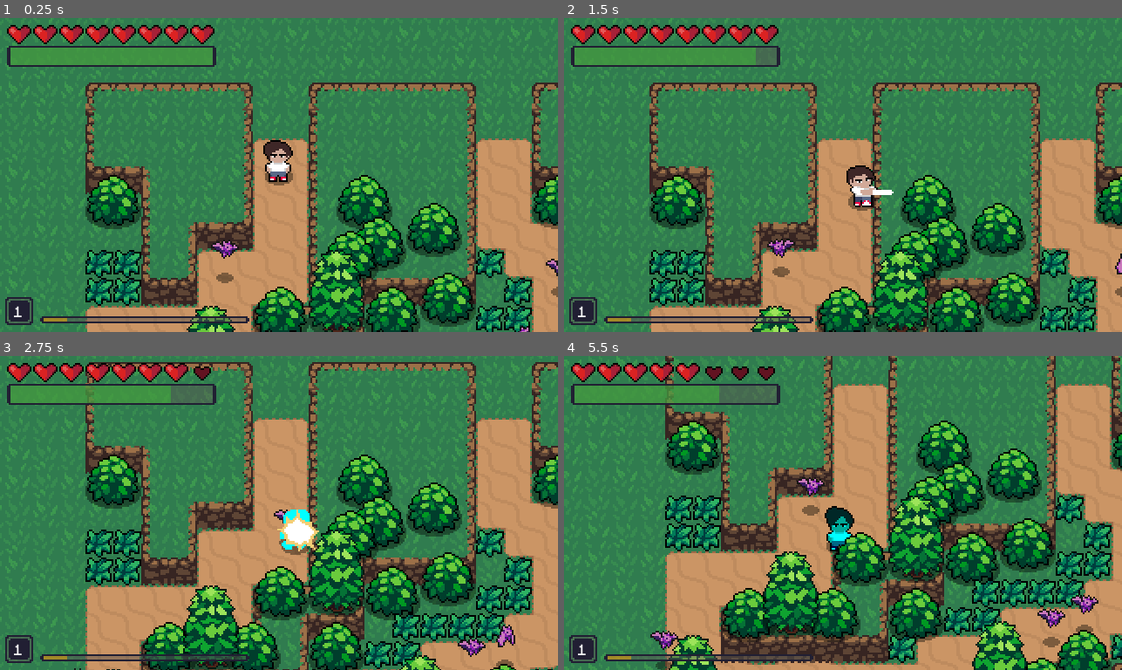
Above: before the commit, frames 1-4 (two rows, left to right).
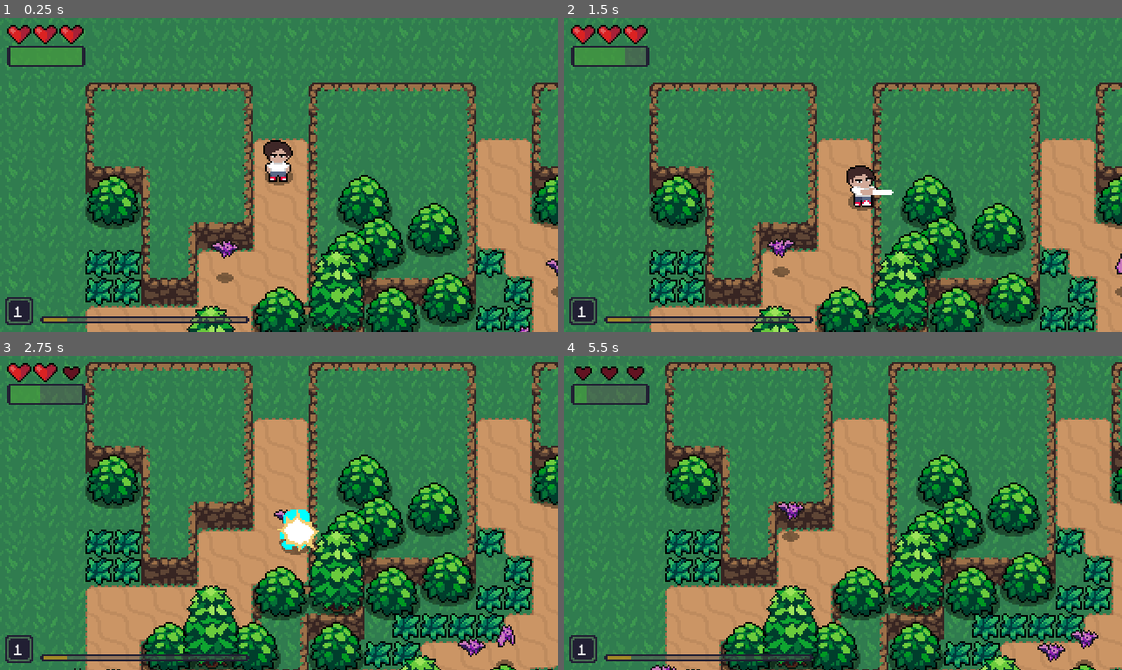
Above: after the commit, the same moments.

Repository: willior/Action_RPG_1
Game: Godot game, scene res://World.tscn
The game is run twice, just before and just after one commit, with the same random seed, the same clock (stepped at 60 frames per second) and the same inputs.
Inputs:
- Up to frame 1 (0.25 s): no input
- Up to frame 2 (1.5 s): hold Right (ui_right) 0.53-1.28 s; tap B (roll) at 0.6 s; hold Down (ui_down) from 1.28 s (still down); tap V (attack) at 1.35 s
- Up to frame 3 (2.75 s): tap B (roll) at 1.55, 2.1 s; release Down (ui_down) at 2.03 s; hold Right (ui_right) from 2.03 s (still down)
- Up to frame 4 (5.5 s): release Right (ui_right) at 2.78 s; hold Up (ui_up) 2.78-3.53 s; tap B (roll) at 2.85, 3.8, 4.35, 5.1 s; hold Left (ui_left) 3.53-5.03 s; tap V (attack) at 3.6 s; hold Down (ui_down) from 5.03 s (still down)

The runs differ from the first frame. In frame 1, 1.2% of the frame differs, in the area x 14-39%, y 2-16%; in frame 2, 1.5%; in frame 3, 1.9%; in frame 4, 54%, in the area x 0-100%, y 0-100%.

Commit message:
tuning roll/stamina mechanics

Diff:
--- a/World.tscn
+++ b/World.tscn
@@ -689,6 +689,7 @@
 anchor_right = 1.0
 anchor_bottom = 1.0
 value = 100.0
+allow_lesser = true
 texture_under = ExtResource( 16 )
 texture_over = ExtResource( 17 )
 texture_progress = ExtResource( 15 )
--- a/assets/Player/Player.gd
+++ b/assets/Player/Player.gd
@@ -79,8 +79,9 @@
 		state = ATTACK
 
 	if Input.is_action_just_pressed("roll"):
-		roll_moving = true
-		state = ROLL
+		if stats.stamina > 0:
+			roll_moving = true
+			state = ROLL
 
 func move():
 	velocity = move_and_slide(velocity)
@@ -115,14 +116,17 @@
 	stats.strength += 1
 
 func roll_stamina_drain():
-	stats.stamina -= 15
+	if stats.stamina > 0:
+		stats.stamina -= 15
 
 func roll_state():
+	roll_start()
+
+func roll_start():
 	if roll_moving:
-		velocity = roll_vector * ROLL_SPEED
+			velocity = roll_vector * ROLL_SPEED
 	else:
 		velocity = roll_vector * (ROLL_SPEED/4)
-
 	animationState.travel("Roll")
 	move()
 
--- a/assets/Player/PlayerStats.tscn
+++ b/assets/Player/PlayerStats.tscn
@@ -3,7 +3,7 @@
 [sub_resource type="GDScript" id=1]
 script/source = "extends Node
 
-var max_health = 8 setget set_max_health
+var max_health = 3 setget set_max_health
 var health = max_health setget set_health
 var max_stamina = (max_health * 15) setget set_max_stamina
 var stamina = max_stamina setget set_stamina
@@ -44,7 +44,7 @@
 
 func set_stamina(value):
 	stamina = value
-	stamina = clamp(value, 0, max_stamina)
+	stamina = clamp(value, -15, max_stamina)
 	emit_signal(\"stamina_changed\", stamina)
 
 func set_strength(value):
